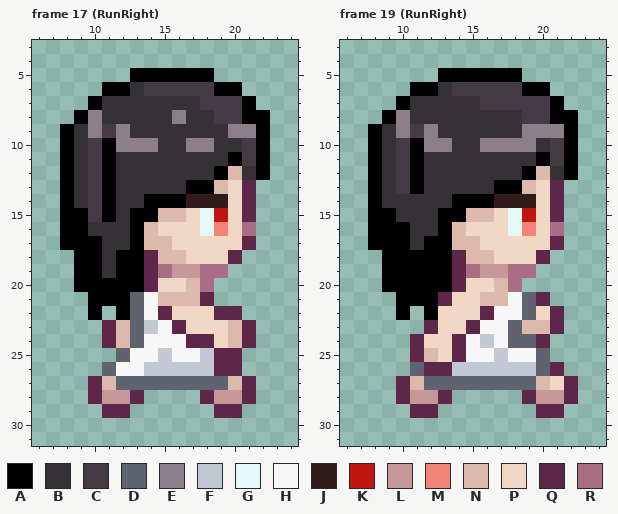
One commit to this pixel-art file: _Data/BlackHair.aseprite. Above, as it was before the edit.
32x32 pixels, 20 frames. Shown: frame 17 (RunRight): x 6..24, y 3..31; frame 19 (RunRight): x 6..24, y 3..31. The commit also changed other frames, which this record leaves out.
Palette (. is transparent): A #000000  B #353136  C #443b44  D #5e636f  E #8d7f8a  F #c2c9d4  G #e5f9f8  H #f7f7f7  J #341b1b  K #be1712  L #c7989a  M #f18476  N #ddb9ac  P #f0d8c5  Q #5e2749  R #a96e83
Pixels before, frame 17 (RunRight), first column x 8:
 5 .....AAAAAA....
 6 ...AABCCCCCAA..
 7 ..ABBBBBBBCCCA.
 8 .AEBBBBBEBBCCAA
 9 ABECEBBBBBBBEEA
10 ABCAEEEBBEEBBCA
11 ABCABBBBBBBBACA
12 ABCABBBBBBBANBA
13 ABCABBBBBAANPQ.
14 ABCABBAAAJJJPQ.
15 AACABAANNPGKPQ.
16 AABBBANPPPGMPR.
17 AAABBANNPPPPPQ.
18 .AABAAQNNPPPQ..
19 .AABAAQRLLRR...
20 .AAAAAQPPNR....
21 ..AAADHNNNQ....
22 ..A.ADHQPPPQQ..
23 ...QNDFHQPPPNQ.
24 ...QNDHHHQQPNQ.
25 ....DHHFHHFQQ..
26 ...DHHFFFFFQQ..
27 ..QNDDDDDDDDNQ.
28 ..QLLQ....QLLQ.
29 ...QQ......QQ..
Pixels before, frame 19 (RunRight), first column x 8:
 5 .....AAAAAA....
 6 ...AABCCCCCAA..
 7 ..ABBBBBCCCCCA.
 8 .AEBBBBBBBBCCAA
 9 ABECEBBBBBBEEEA
10 ABCAEEBBEEEEBCA
11 ABCABBBBBBBBACA
12 ABCABBBBBBBANBA
13 ABCABBBBBAANPQ.
14 ABBBBBAAAJJJPQ.
15 AABBBAANNPGKPQ.
16 AAABBANPPPGMPR.
17 AAABAANNPPPPPQ.
18 .AAAAAQNNPPPQ..
19 .AAAAAQRLLRR...
20 .AAAAAQPPNR....
21 ..AAAQPPNNHDQ..
22 ..A.APPPQHHDPQ.
23 ....QPPQHHDNNQ.
24 ...QPPQHFHDDQ..
25 ...QNPQHHFHHD..
26 ...DQQFFFFFFDQ.
27 ..QNDDDDDDDDNPQ
28 ..QLLQ.....QLLQ
29 ...QQ.......QQ.
Once edited:
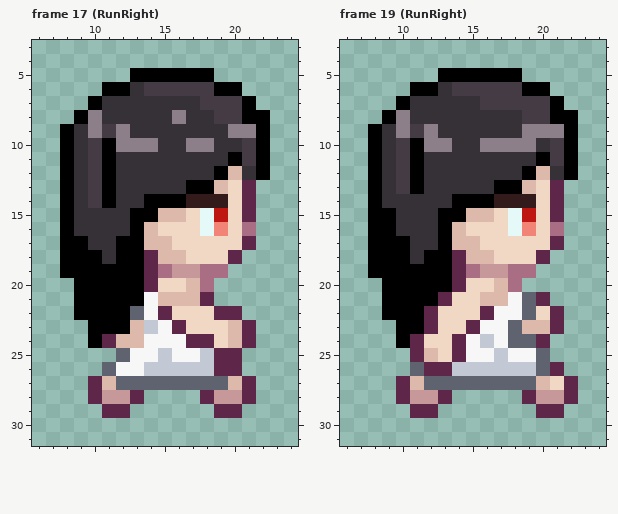
Diff:
Changed rows in their new state; - is an unchanged pixel.
Frame 17 (RunRight), layer "Layer 1":
first column x 8:
15 -BBB--
16 -B----
17 --B-A-
18 A-----
19 A--A--
21 -A---A
22 -A-A--
23 --AAAN
24 --A--N
Frame 19 (RunRight), layer "Layer 1":
first column x 8:
16 --B--
17 ----B
18 A--B-
19 A----
21 -A---
22 -A-AQ
23 --AA-
24 --A--
